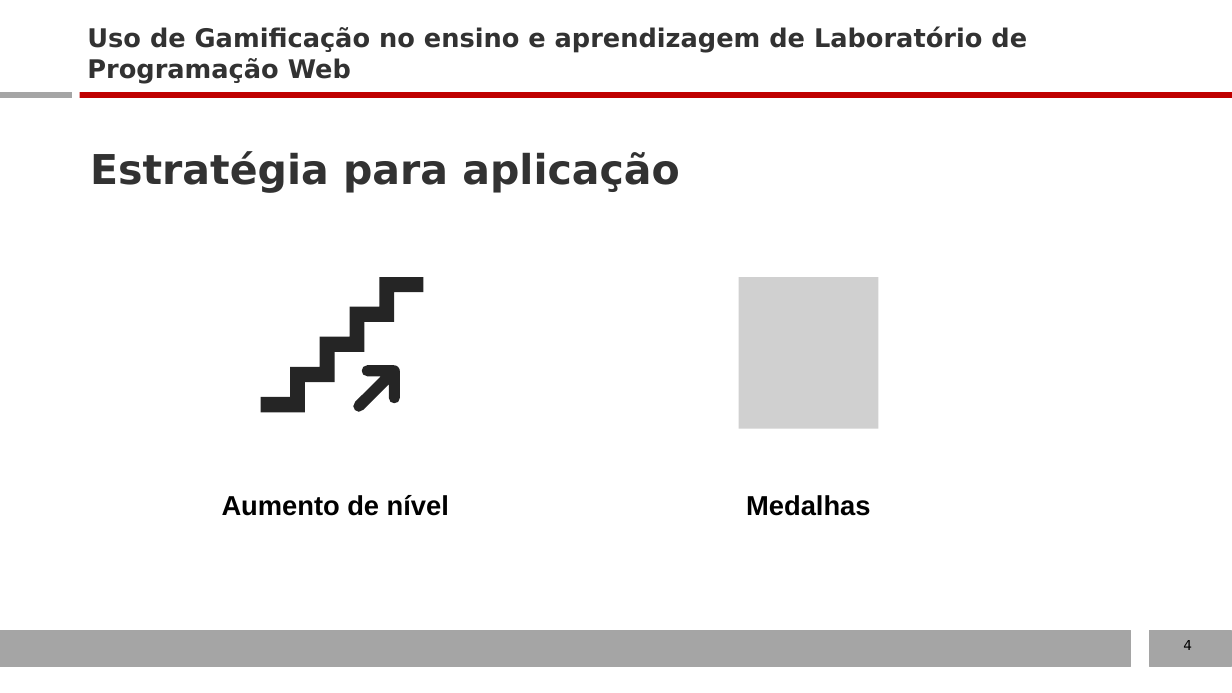
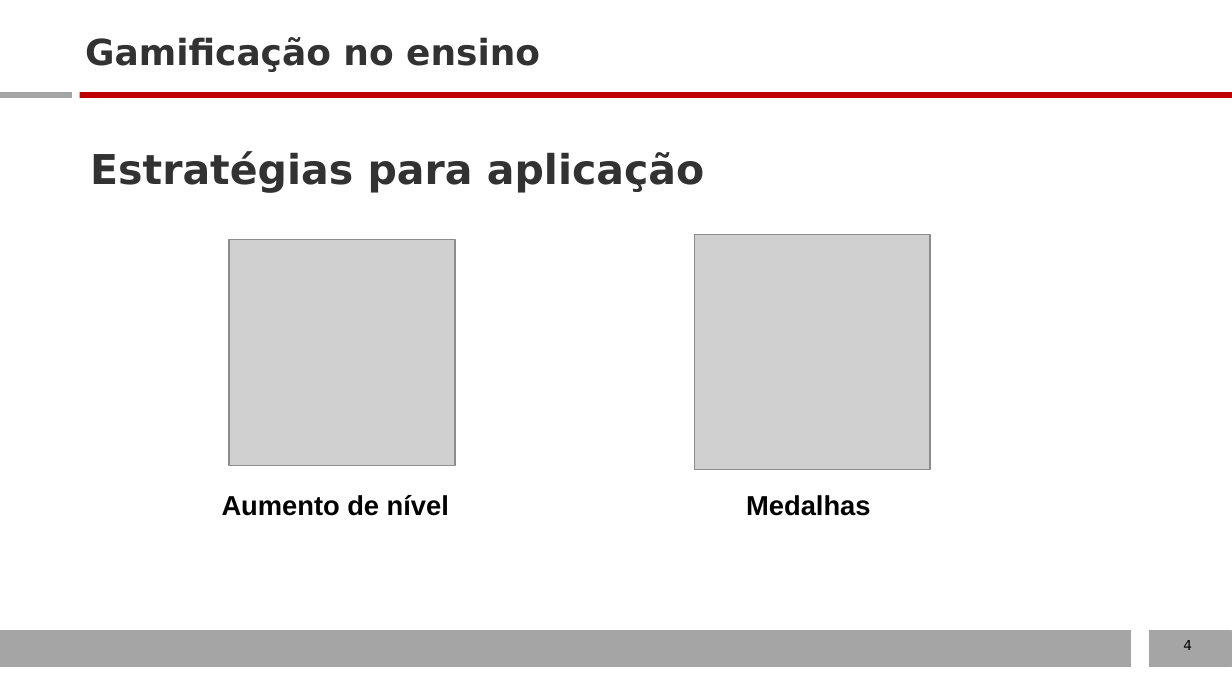
Before and after one commit to YuriPerro/Yuri_Lucas, a slide deck: slide 7 of docs/dcc061-apresentacao-artigo.pptx (slide 4 before the commit). Drawn at 1232x693 pixels with LibreOffice and Linux fonts; fonts in the diff are those of the drawing; grey boxes stand for pictures. Boxes give left, top, right and bottom in pixels: in the first picture for what was removed or moved away, otherwise in the second. Text is boxed around its words. In the diff, an @@ line names an element or a change of style, - is before the commit and + after.

```diff
--- a/docs/dcc061-apresentacao-artigo.pptx
+++ b/docs/dcc061-apresentacao-artigo.pptx
@@ title removed at (87,27,1027,84) @@
-Uso de Gamificação no ensino e aprendizagem de Laboratório de Programação Web
@@ title added at (85,37,540,72), 21 pt, text #323232, bold @@
+Gamificação no ensino
@@ text at (90,151,704,193): text changed @@
-Estratégia para aplicação
+Estratégias para aplicação
@@ picture added at (229,239,455,464) @@
@@ picture added at (695,235,930,471) @@
@@ freeform shape removed at (261,277,424,413) @@
@@ picture removed at (739,277,880,429) @@
```
Also in this commit, not shown: 7 other slides changed, 8 slides added, 5 slides removed, 1 other file.
